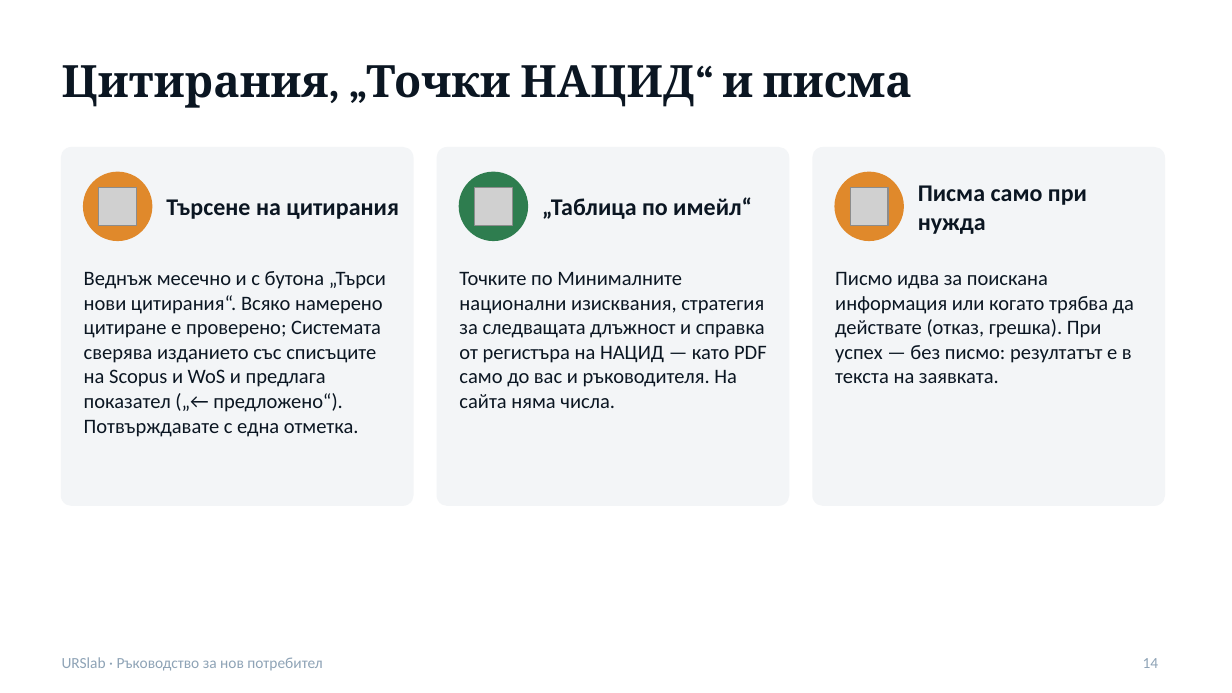
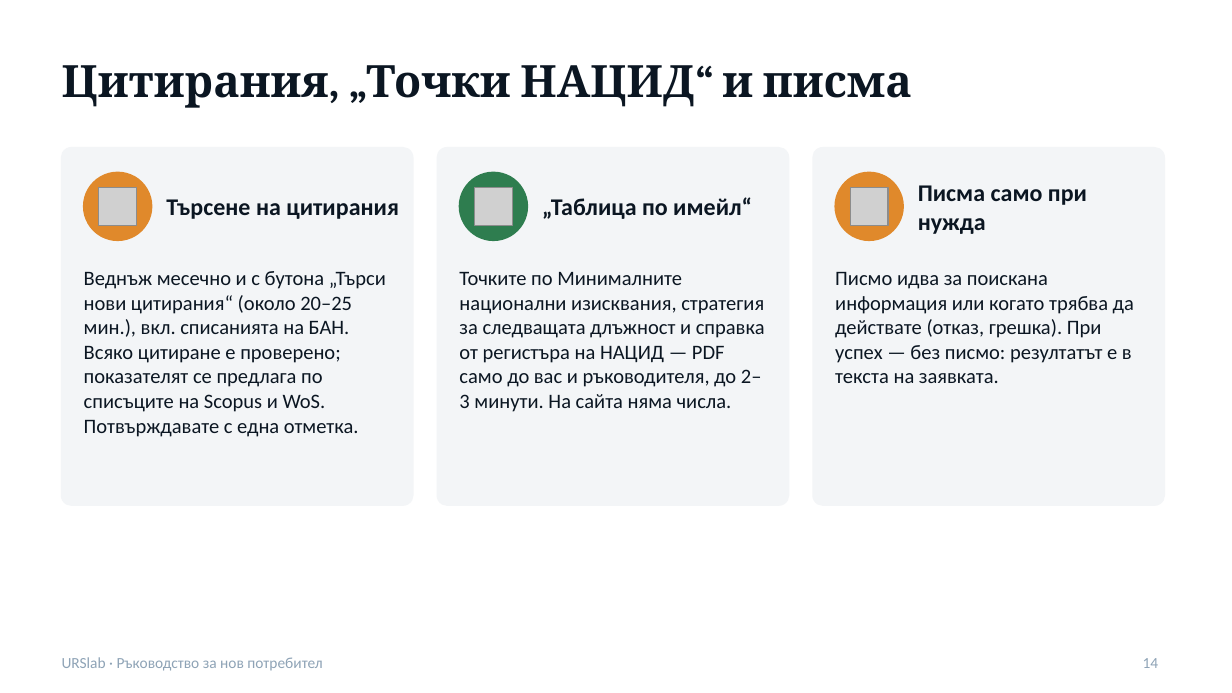
Before and after one commit to urslab-irbas/urslab-site, a slide deck: slide 14 of public/docs/URSlab-rakovodstvo.pptx. Drawn at 1232x693 pixels with LibreOffice and Linux fonts; fonts in the diff are those of the drawing; grey boxes stand for pictures. Boxes give left, top, right and bottom in pixels: in the first picture for what was removed or moved away, otherwise in the second. Text is boxed around its words. In the diff, an @@ line names an element or a change of style, - is before the commit and + after.

```diff
--- a/public/docs/URSlab-rakovodstvo.pptx
+++ b/public/docs/URSlab-rakovodstvo.pptx
@@ text at (84,271,386,437): text changed @@
-Веднъж месечно и с бутона „Търси нови цитирания“. Всяко намерено цитиране е проверено; Системата сверява изданието със списъците на Scopus и WoS и предлага показател („← предложено“). Потвърждавате с една отметка.
+Веднъж месечно и с бутона „Търси нови цитирания“ (около 20–25 мин.), вкл. списанията на БАН. Всяко цитиране е проверено; показателят се предлага по списъците на Scopus и WoS. Потвърждавате с една отметка.
@@ text at (459,272,765,412): text changed @@
-Точките по Минималните национални изисквания, стратегия за следващата длъжност и справка от регистъра на НАЦИД — като PDF само до вас и ръководителя. На сайта няма числа.
+Точките по Минималните национални изисквания, стратегия за следващата длъжност и справка от регистъра на НАЦИД — PDF само до вас и ръководителя, до 2–3 минути. На сайта няма числа.
```
Also in this commit, not shown: 11 other files.
